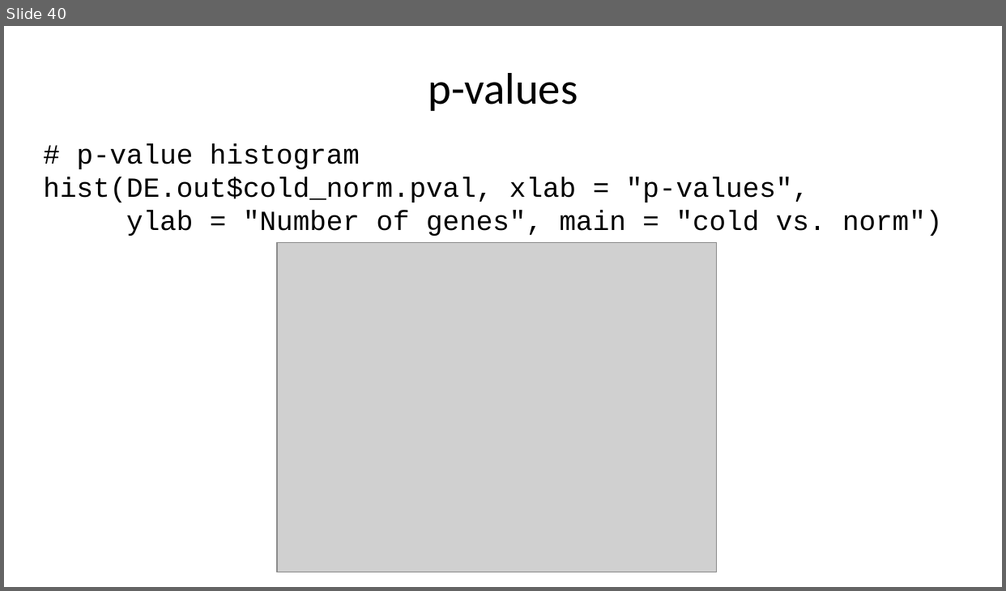
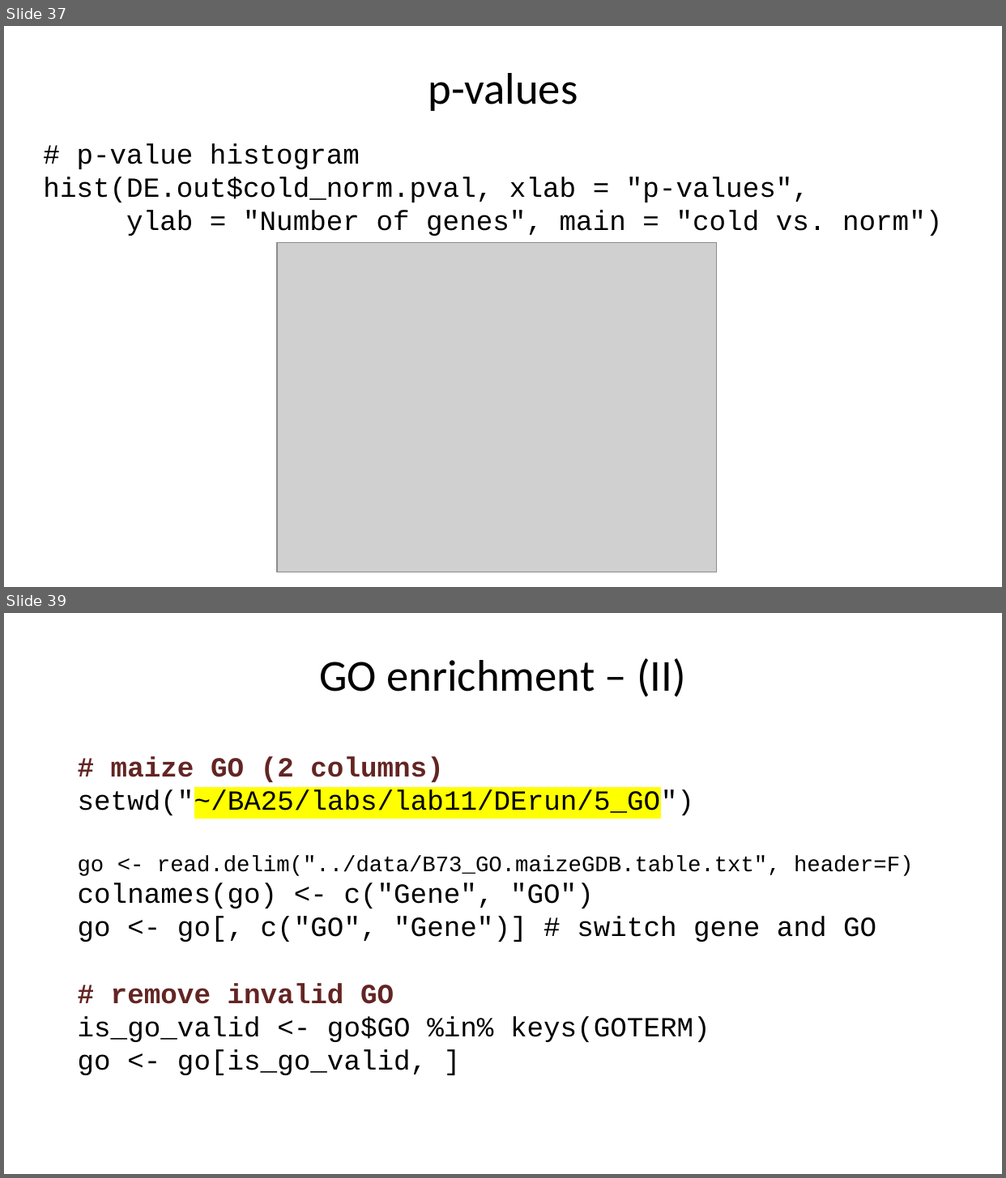
Before and after one commit to liu3zhenlab/teaching, a slide deck: PLPTH813Bioinformatis/2025/2_lab/lab11_DE.pptx. Shown one above the other, each under a label of ours: slide 40 before the commit, slides 37 and 39 after it; the slides between them are not shown. The pictures are 1006x591 and 1006x1178 pixels, drawn with LibreOffice and Linux fonts; fonts in the diff are those of the drawing; grey boxes stand for pictures. Boxes give left, top, right and bottom in pixels: in the first picture for what was removed or moved away, otherwise in the second. Text is boxed around its words. In the diff, an @@ line names an element or a change of style, - is before the commit and + after.

```diff
--- a/PLPTH813Bioinformatis/2025/2_lab/lab11_DE.pptx
+++ b/PLPTH813Bioinformatis/2025/2_lab/lab11_DE.pptx
@@ slide 39 added at (x1=4, y1=613, x2=1002, y2=1174), background #FFFFFF @@
@@ title added at (x1=319, y1=658, x2=686, y2=697), 32 pt, text #000000 @@
+GO enrichment – (II)
@@ text added at (x1=78, y1=756, x2=913, y2=1076), 20 pt, text #000000 @@
+# maize GO (2 columns)
+setwd("~/BA25/labs/lab11/DErun/5_GO")
+go <- read.delim("../data/B73_GO.maizeGDB.table.txt", header=F)
+colnames(go) <- c("Gene", "GO")
+go <- go[, c("GO", "Gene")] # switch gene and GO
+# remove invalid GO
+is_go_valid <- go$GO %in% keys(GOTERM)
+go <- go[is_go_valid, ]
@@ what was slide 40 is now slide 37 @@
```
Also in this commit, not shown: 9 slides changed, 3 other slides added, 3 slides removed.
